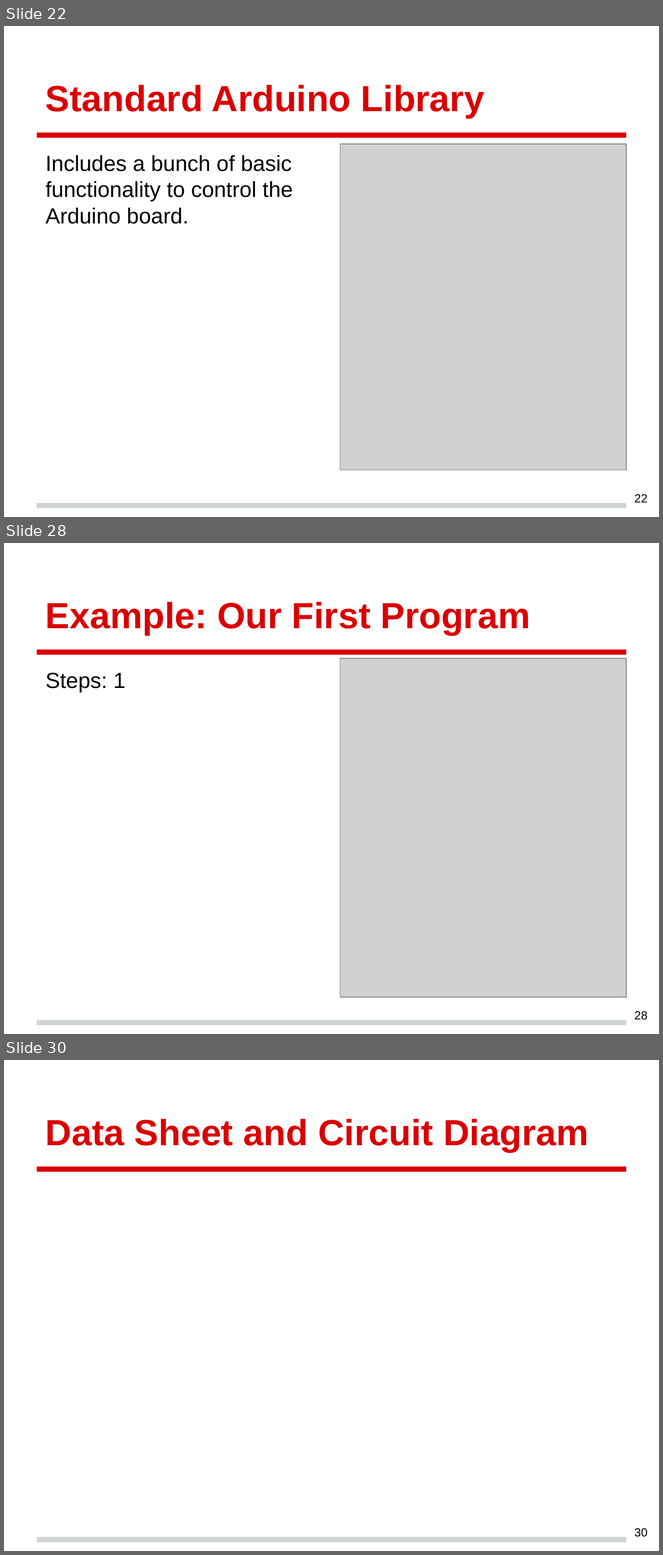
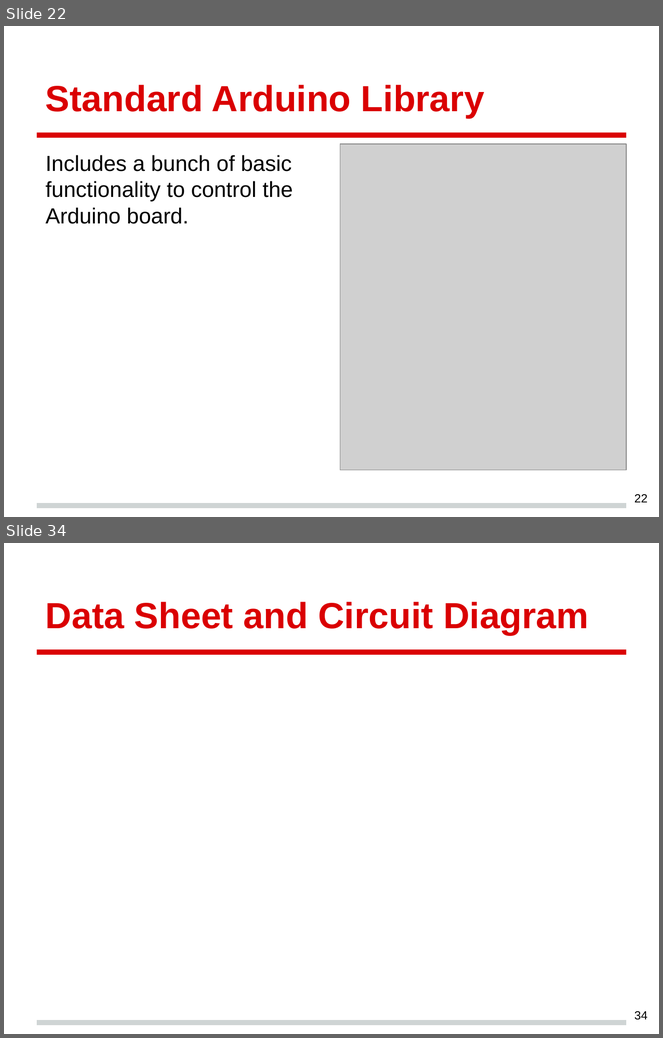
Before and after one commit to crgallac/Course, a slide deck: CourseHaplet.pptx. Shown one above the other, each under a label of ours: slides 22, 28 and 30 before the commit, slides 22 and 34 after it; the slides between them are not shown. The pictures are 663x1555 and 663x1038 pixels, drawn with LibreOffice and Linux fonts; fonts in the diff are those of the drawing; grey boxes stand for pictures. Boxes give left, top, right and bottom in pixels: in the first picture for what was removed or moved away, otherwise in the second. Text is boxed around its words. In the diff, an @@ line names an element or a change of style, - is before the commit and + after.

Commit message:
add the first three examples

```diff
--- a/CourseHaplet.pptx
+++ b/CourseHaplet.pptx
@@ slide 28 removed at <box>4,543,659,1034</box>, background #FFFFFF; not listed: 2 template elements that a slide beside it also shows @@
@@ title removed at <box>46,602,531,635</box> @@
-Example: Our First Program
@@ picture removed at <box>340,658,627,997</box> @@
@@ text removed at <box>46,672,125,692</box> @@
-Steps: 1
@@ page number removed at <box>635,1012,648,1020</box> @@
-28
@@ what was slide 30 is now slide 34 @@
@@ page number at <box>635,1012,648,1020</box>: text changed @@
-30
+34
```
Also in this commit, not shown: 10 slides changed, 12 slides added, 1 other slide removed, 6 other files.
